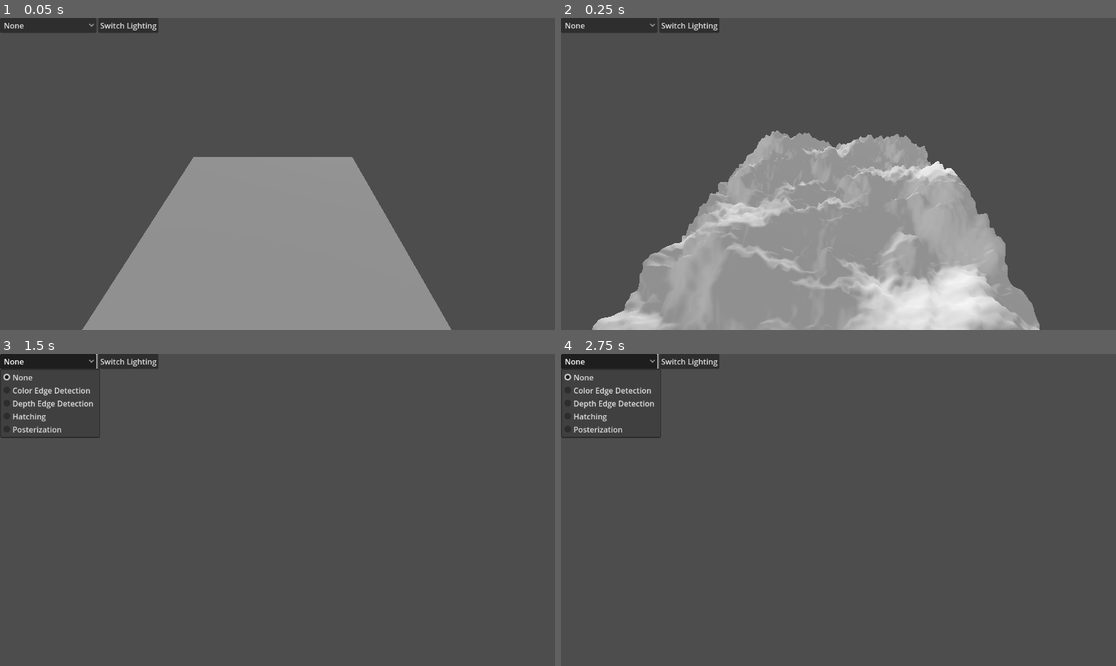
Above: before the commit, frames 1-4 (two rows, left to right).
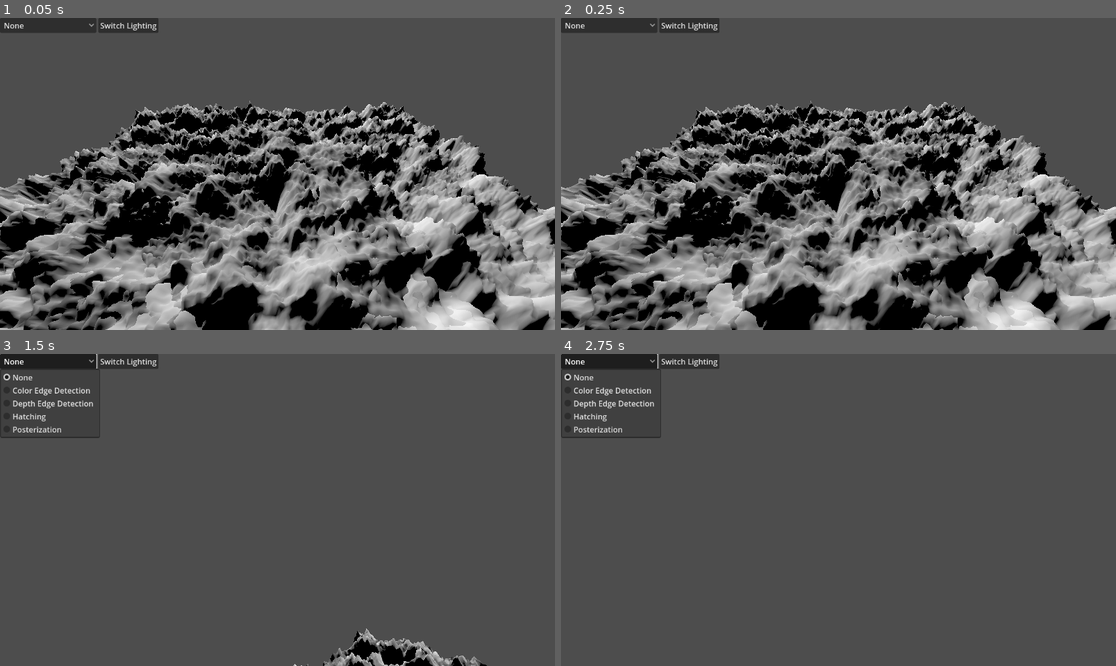
Above: after the commit, the same moments.

Repository: WickerBaskett/CS686-Homework1
Game: Godot game, scene res://scenes/mountain.tscn
The game is run twice, just before and just after one commit, with the same random seed, the same clock (stepped at 60 frames per second) and the same inputs.
Inputs (mouse positions are in pixels of both pictures, inside the frame that each line leads up to):
- Up to frame 1 (0.05 s): no input
- Up to frame 2 (0.25 s): no input
- Up to frame 3 (1.5 s): click "None" at 0.5 s; tap Enter at 1.25 s; move the mouse to (305, 510) at 1.27 s; hold W (move_forward) from 1.28 s (still down)
- Up to frame 4 (2.75 s): keep holding W (move_forward); tap Space (move_up) at 2 s; move the mouse to (810, 510) at 2.02 s

The runs differ from the first frame. In frame 1, 50% of the frame differs, in the area x 0-100%, y 26-100%; in frame 2, 50%; in frame 3, 1.5%; in frame 4, nothing differs.

Commit message:
Terrain generation based on global position

Diff:
--- a/scenes/mountain.tscn
+++ b/scenes/mountain.tscn
@@ -1,7 +1,7 @@
 [gd_scene load_steps=24 format=3 uid="uid://f34w2ggnrdr4"]
 
-[ext_resource type="Shader" path="res://shaders/terrain_generation/second_terrain.gdshader" id="1_8dbkh"]
 [ext_resource type="Script" path="res://scripts/game_controller.gd" id="1_o1hmm"]
+[ext_resource type="Shader" path="res://shaders/terrain_generation/global_position_terrain.gdshader" id="2_3rusk"]
 [ext_resource type="Shader" path="res://shaders/post_processing/color_edge_detection.gdshader" id="3_80q1t"]
 [ext_resource type="Shader" path="res://shaders/post_processing/hatching.gdshader" id="3_war5u"]
 [ext_resource type="Script" path="res://scripts/free_cam.gd" id="3_y5k6m"]
@@ -11,22 +11,32 @@
 [ext_resource type="Texture2D" uid="uid://cjk683kkt4xqj" path="res://assets/hatching_stroke.png" id="6_qroo5"]
 [ext_resource type="Shader" path="res://shaders/post_processing/posterization.gdshader" id="8_b0cxn"]
 
-[sub_resource type="ViewportTexture" id="ViewportTexture_xcl6k"]
-viewport_path = NodePath("SubViewport")
-
 [sub_resource type="ShaderMaterial" id="ShaderMaterial_sft1i"]
 resource_local_to_scene = true
 render_priority = 0
-shader = ExtResource("1_8dbkh")
-shader_parameter/noise = SubResource("ViewportTexture_xcl6k")
+shader = ExtResource("2_3rusk")
+shader_parameter/subdivide_ratio = 16.0
 
 [sub_resource type="PlaneMesh" id="PlaneMesh_2tsj7"]
 resource_local_to_scene = true
 material = SubResource("ShaderMaterial_sft1i")
 custom_aabb = AABB(-50, -50, -50, 100, 100, 100)
 size = Vector2(16, 16)
-subdivide_width = 512
-subdivide_depth = 512
+subdivide_width = 254
+subdivide_depth = 254
+
+[sub_resource type="ShaderMaterial" id="ShaderMaterial_mb1tp"]
+resource_local_to_scene = true
+render_priority = 0
+shader = ExtResource("2_3rusk")
+shader_parameter/subdivide_ratio = 8.0
+
+[sub_resource type="PlaneMesh" id="PlaneMesh_tdkmq"]
+resource_local_to_scene = true
+material = SubResource("ShaderMaterial_mb1tp")
+size = Vector2(32, 32)
+subdivide_width = 254
+subdivide_depth = 254
 
 [sub_resource type="ShaderMaterial" id="ShaderMaterial_c8miw"]
 resource_local_to_scene = true
@@ -73,8 +83,6 @@
 custom_aabb = AABB(-500, -500, -500, 1000, 1000, 1000)
 flip_faces = true
 size = Vector2(2, 2)
-
-[sub_resource type="SphereShape3D" id="SphereShape3D_wadg8"]
 
 [sub_resource type="GDScript" id="GDScript_apko8"]
 script/source = "extends LineEdit
@@ -91,9 +99,15 @@
 [node name="GameController" type="Node3D"]
 script = ExtResource("1_o1hmm")
 
-[node name="MeshInstance3D" type="MeshInstance3D" parent="."]
+[node name="Terrain" type="Node" parent="."]
+
+[node name="ClipMap0" type="MeshInstance3D" parent="Terrain"]
 transform = Transform3D(1, 0, 0, 0, 1, 0, 0, 0, 1, -0.330482, 0.24614, 0.159104)
 mesh = SubResource("PlaneMesh_2tsj7")
+skeleton = NodePath("../..")
+
+[node name="ClipMap1" type="MeshInstance3D" parent="Terrain"]
+mesh = SubResource("PlaneMesh_tdkmq")
 
 [node name="Camera3D" type="Camera3D" parent="."]
 transform = Transform3D(1, 0, 0, 0, 0.810021, 0.586401, 0, -0.586401, 0.810021, 0.130093, 10.6283, 9.80425)
@@ -121,11 +135,6 @@
 unique_name_in_owner = true
 visible = false
 mesh = SubResource("QuadMesh_8hltt")
-
-[node name="RigidBody3D" type="RigidBody3D" parent="."]
-
-[node name="CollisionShape3D" type="CollisionShape3D" parent="RigidBody3D"]
-shape = SubResource("SphereShape3D_wadg8")
 
 [node name="Lighting" type="Node" parent="."]
 
--- /dev/null
+++ b/shaders/terrain_generation/global_position_terrain.gdshader
@@ -0,0 +1,85 @@
+// Terrain based off of procedural noise sampled based on global position
+
+shader_type spatial;
+render_mode world_vertex_coords;
+
+uniform float subdivide_ratio = 1;
+varying vec3 noise;
+
+// Taken from the internet, not an Elliott Original
+float white_noise(vec2 pos) {
+	float random = dot(pos, vec2(12.9898, 78.233));
+	random = sin(random);
+	random *= 43758.5453;
+	return fract(random);
+}
+
+vec3 value_noise( vec2 pos ) {
+	vec2 uv = pos * 4.0;
+
+	// Convert into a grid/lattice
+	vec2 grid_uv = fract(uv);
+	vec2 grid_id = floor(uv);
+
+	// Quintic Interpolation: 6w^(5) - 15w^(4) + 10w^(3)
+	vec2 u = grid_uv * grid_uv * grid_uv * (grid_uv * (grid_uv * 6.0 -15.0) + 10.0);
+	vec2 du = 30.0 * grid_uv * grid_uv * (grid_uv * grid_uv - 2.0 * grid_uv + 1.0);
+
+	float a = white_noise(grid_id);
+	float b = white_noise(grid_id + vec2(1.0, 0.0));
+	float c = white_noise(grid_id + vec2(0.0, 1.0));
+	float d = white_noise(grid_id + vec2(1.0, 1.0));
+
+
+	// Bilinear Interpolation done by hand to allow computation of du
+	float k0 = a;
+	float k1 = b - a;
+	float k2 = c - a;
+	float k3 = a - b - c + d;
+
+	float n = k0 + k1*u.x + k2*u.y + k3*u.x*u.y;
+
+	return vec3(n,
+		du * vec2(k1 + k3 * u.y,
+				  k2 + k3 * u.x) );
+}
+
+// Followed along with https://iquilezles.org/articles/morenoise/ while writing this
+vec3 fbm(vec2 x, float H )
+{
+    float G = exp2(-H);
+    float f = 1.0;
+    float a = 1.0;
+    vec3 t = vec3(0.0);                 // x: Noise Value, y: dn_dx, z: dn_dy
+	float m = dot(t.yz, vec2(1.0,1.0)); // Magnitude of Gradient
+    for( int i=0; i<5; i++ )
+    {
+		m = dot(t.yz, vec2(1.0,1.0));
+        t += a*value_noise(f*x);
+        f *= 2.0;
+        a *= G;
+    }
+    return t / 2.0;
+}
+
+void vertex() {
+	vec4 global_pos = MODEL_MATRIX * vec4(VERTEX.xyz, 1.0);
+	// Set the current positions height
+	noise = fbm(global_pos.xz / subdivide_ratio, 0.5);
+	VERTEX.y = noise.x * 3.0;
+}
+
+void fragment() {
+
+	// Normal = (dh / dx, dh / dy, dh/dz)
+	vec3 normal = vec3(noise.y,noise.z,1.0); // normal vector
+
+	// Write to the normal map, which uses a reasonable coordinate system
+	//  (tangent space, which is lined up with world XYZ)
+	NORMAL_MAP = 0.5 + 0.5 * normalize(normal);
+}
+
+//void light() {
+	// Called for every pixel for every light affecting the material.
+	// Uncomment to replace the default light processing function with this one.
+//}
--- a/shaders/terrain_generation/second_terrain.gdshader
+++ b/shaders/terrain_generation/single_noise_terrain.gdshader
@@ -1,10 +1,9 @@
+// Terrain based off of a single noise texture
+
 shader_type spatial;
 render_mode world_vertex_coords;
 
 uniform sampler2D noise: filter_nearest, repeat_disable;
-
-// Offset of points used to calculate the Normal Vector
-const float pos_offset = 0.00001;
 
 float get_height(vec2 pos) {
 	return texture(noise, pos).x * 3.0;
--- a/shaders/terrain_generation/first_terrain.gdshader
+++ b/shaders/terrain_generation/three_noise_terrain.gdshader
@@ -1,3 +1,5 @@
+// Terrain based off of passed noise textures
+
 shader_type spatial;
 render_mode world_vertex_coords;
 
